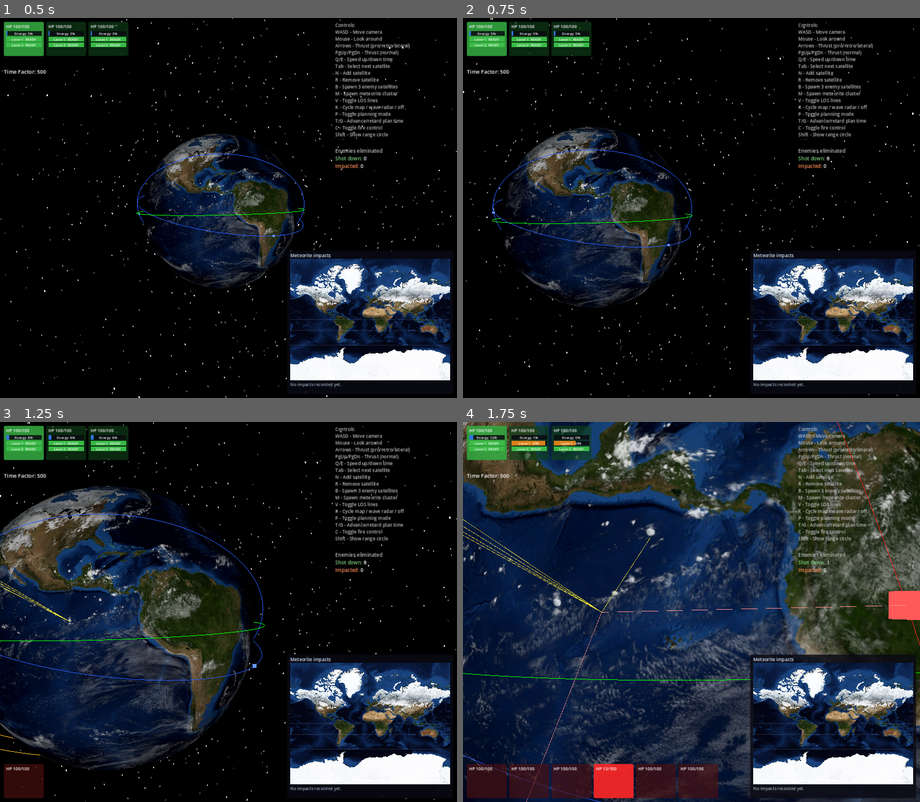
Above: before the commit, frames 1-4 (two rows, left to right).
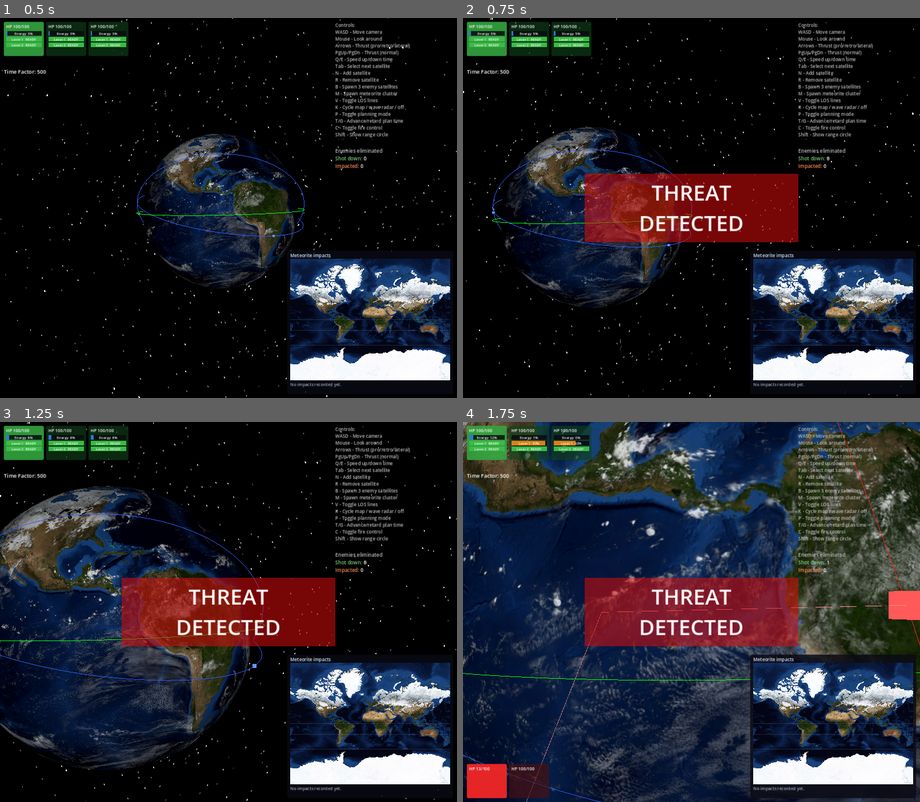
Above: after the commit, the same moments.

Repository: mellenburg/game
Game: Godot game, scene res://scenes/main.tscn
Same seed, same stepped clock (60 frames per second), same inputs: the game is played once before the commit and once after it.
Inputs (mouse positions are in pixels of both pictures, inside the frame that each line leads up to):
- Up to frame 1 (0.5 s): no input
- Up to frame 2 (0.75 s): tap Enter at 0.5 s; move the mouse to (714, 208) at 0.52 s; hold W (move_forward) from 0.53 s (still down); tap I (start_meteorite_wave) at 0.6 s
- Up to frame 3 (1.25 s): keep holding W (move_forward)
- Up to frame 4 (1.75 s): keep holding W (move_forward); move the mouse to (668, 612) at 1.27 s; tap B (add_enemies) at 1.35 s; tap I (start_meteorite_wave) at 1.55 s

Frame 1 is identical in both runs. In frame 2, 8.4% of the frame differs, in the area x 26-74%, y 40-60%; in frame 3, 9.3%; in frame 4, 13%, in the area x 0-74%, y 25-100%.

Commit message:
Wave: 10s preroll + THREAT DETECTED flash on summon
Meteorite waves now begin with a 10-second alert window before any
body enters play. populate() shifts every per-body timer forward by
`preroll_sec`, so the first spawn happens at preroll_sec rather than
at t=0. The radar skips bodies above its visible Y range (t > duration),
so blips visibly scroll into view from the top during the preroll
instead of appearing all over the radar at once.

Pressing I during an active wave just queues another — each press
fires a fresh threat-alert flash and appends another wave with its
own nexus and preroll.

Diff:
--- a/godot/scenes/main.tscn
+++ b/godot/scenes/main.tscn
@@ -10,6 +10,7 @@
 [ext_resource type="Script" path="res://scripts/impact_map.gd" id="8_impact_map"]
 [ext_resource type="Script" path="res://scripts/range_circle.gd" id="9_range_circle"]
 [ext_resource type="Script" path="res://scripts/radar_map.gd" id="10_radar_map"]
+[ext_resource type="Script" path="res://scripts/threat_alert.gd" id="11_threat_alert"]
 
 [sub_resource type="ShaderMaterial" id="ShaderMat_sky"]
 shader = ExtResource("7_sky")
@@ -187,3 +188,11 @@
 offset_bottom = -10.0
 mouse_filter = 2
 script = ExtResource("10_radar_map")
+
+[node name="ThreatAlert" type="Control" parent="CanvasLayer/HUD"]
+layout_mode = 1
+anchors_preset = 15
+anchor_right = 1.0
+anchor_bottom = 1.0
+mouse_filter = 2
+script = ExtResource("11_threat_alert")
--- a/godot/scripts/earth_system.gd
+++ b/godot/scripts/earth_system.gd
@@ -14,6 +14,7 @@
 const ImpactTracker = preload("res://scripts/impact_tracker.gd")
 const ImpactMap = preload("res://scripts/impact_map.gd")
 const RadarMap = preload("res://scripts/radar_map.gd")
+const ThreatAlert = preload("res://scripts/threat_alert.gd")
 const ImpactExplosion = preload("res://scripts/impact_explosion.gd")
 const RangeCircle = preload("res://scripts/range_circle.gd")
 const MeteoriteWave = preload("res://scripts/meteorite_wave.gd")
@@ -83,8 +84,12 @@
 # Wave mode: 20 meteorites from a single shared nexus, arrival times
 # distributed uniformly across a 10-second wall-clock window so the
 # player has continuous incoming traffic rather than a single burst.
+# A preroll alert window precedes the spawn window so the operator
+# gets time to react — bodies "scroll into" the radar from the top
+# during the preroll, then begin entering play once it elapses.
 const METEORITE_WAVE_COUNT: int = 20
 const METEORITE_WAVE_DURATION_SEC: float = 10.0
+const METEORITE_WAVE_PREROLL_SEC: float = 10.0
 
 @export var time_factor: int = 500
 var planning_dt: int = 0
@@ -125,6 +130,9 @@
 @onready var range_circle: RangeCircle = $RangeCircle as RangeCircle
 @onready var impact_map: ImpactMap = $CanvasLayer/HUD/ImpactMap as ImpactMap
 @onready var radar_map: RadarMap = $CanvasLayer/HUD/RadarMap as RadarMap
+@onready var threat_alert: ThreatAlert = (
+	$CanvasLayer/HUD/ThreatAlert as ThreatAlert
+)
 
 # Lower-right overlay cycle: surface impact map → wave radar → off → ...
 # Driven by the "toggle_impact_map" input (K). Indices into MAP_MODES.
@@ -512,6 +520,7 @@
 func start_meteorite_wave(
 	count: int = METEORITE_WAVE_COUNT,
 	duration_sec: float = METEORITE_WAVE_DURATION_SEC,
+	preroll_sec: float = METEORITE_WAVE_PREROLL_SEC,
 ) -> void:
 	var wave := _build_meteorite_wave_at_random_nexus()
 	wave.populate(
@@ -521,8 +530,11 @@
 		METEORITE_LATERAL_SPREAD_KM,
 		METEORITE_ALT_JITTER_KM,
 		METEORITE_VELOCITY_JITTER,
+		preroll_sec,
 	)
 	_meteorite_waves.append(wave)
+	if threat_alert != null:
+		threat_alert.trigger()
 
 
 # Sample a fresh nexus (entry direction, in-plane tangent, altitude,
--- a/godot/scripts/meteorite_wave.gd
+++ b/godot/scripts/meteorite_wave.gd
@@ -38,9 +38,13 @@
 
 ## Fill the queue with `count` independent pre-sampled per-body specs.
 ## Each spec carries an independent uniform spawn delay in
-## [0, duration_sec], a uniform-angle / uniform-radius lateral offset
-## inside `lateral_spread`, signed altitude jitter, and per-axis velocity
-## jitter. Order is irrelevant; tick() walks the whole array each frame.
+## [preroll, preroll + duration_sec], a uniform-angle / uniform-radius
+## lateral offset inside `lateral_spread`, signed altitude jitter, and
+## per-axis velocity jitter. `preroll` shifts every timer forward so
+## the wave doesn't begin spawning until that many seconds have elapsed
+## — the radar overlay uses the gap to scroll bodies in from above
+## rather than painting the full distribution at once. Order is
+## irrelevant; tick() walks the whole array each frame.
 func populate(
 	rng: RandomNumberGenerator,
 	count: int,
@@ -48,6 +52,7 @@
 	lateral_spread: float,
 	altitude_jitter: float,
 	vel_jitter: float,
+	preroll: float = 0.0,
 ) -> void:
 	pending.clear()
 	duration_sec = duration
@@ -56,7 +61,7 @@
 		var ang := rng.randf_range(0.0, TAU)
 		var dist := rng.randf_range(0.0, lateral_spread)
 		pending.append({
-			"t": rng.randf_range(0.0, duration),
+			"t": rng.randf_range(0.0, duration) + preroll,
 			"lateral": Vector2(cos(ang) * dist, sin(ang) * dist),
 			"alt_offset": rng.randf_range(-altitude_jitter, altitude_jitter),
 			"vel_jitter": Vector3(
--- a/godot/scripts/radar_map.gd
+++ b/godot/scripts/radar_map.gd
@@ -80,6 +80,10 @@
 		for entry: Dictionary in pending:
 			var lat: Vector2 = entry["lateral"]
 			var t: float = entry["t"]
+			# Bodies still in the preroll window (t > duration) are above
+			# the radar — skip until they scroll into view from the top.
+			if t > duration:
+				continue
 			# X projection: tangent-axis component of the in-plane offset,
 			# normalised to [-1, 1] of the wave's lateral spread. A wave
 			# uniformly distributed on the entry disc collapses to the
--- /dev/null
+++ b/godot/scripts/threat_alert.gd
@@ -0,0 +1,86 @@
+class_name ThreatAlert
+extends Control
+## Center-screen "THREAT DETECTED" overlay fired when a new meteorite
+## wave begins. A semi-opaque red panel + bold all-caps two-line label,
+## anchored to the screen center, fading from full alpha through a
+## sustain hold and then a linear decay to zero. Hidden when idle.
+##
+## trigger() resets the timer to 0 — pressing the wave key several
+## times in quick succession just retriggers a fresh flash rather than
+## stacking multiple overlays.
+
+const ALERT_HOLD_SEC: float = 0.7        # full-alpha hold after trigger
+const ALERT_FADE_SEC: float = 0.9        # linear fade from hold-end to 0
+const PANEL_SIZE := Vector2(560.0, 180.0)
+const PANEL_COLOR := Color(0.85, 0.05, 0.05, 0.55)
+const TEXT_COLOR := Color(1.0, 0.97, 0.97, 1.0)
+const TEXT_FONT_SIZE: int = 56
+const ALERT_TEXT: String = "THREAT\nDETECTED"
+
+var _t: float = INF  # > total → modulate.a = 0, hidden
+var _panel: ColorRect
+var _label: Label
+
+
+func _ready() -> void:
+	mouse_filter = Control.MOUSE_FILTER_IGNORE
+	# Span the full HUD so child anchors can centre against the screen,
+	# regardless of what offsets the parent set on this node in the
+	# scene file.
+	set_anchors_preset(Control.PRESET_FULL_RECT)
+
+	_panel = ColorRect.new()
+	_panel.color = PANEL_COLOR
+	_panel.mouse_filter = Control.MOUSE_FILTER_IGNORE
+	_center_anchor(_panel, PANEL_SIZE)
+	add_child(_panel)
+
+	_label = Label.new()
+	_label.text = ALERT_TEXT
+	_label.horizontal_alignment = HORIZONTAL_ALIGNMENT_CENTER
+	_label.vertical_alignment = VERTICAL_ALIGNMENT_CENTER
+	_label.add_theme_font_size_override("font_size", TEXT_FONT_SIZE)
+	_label.add_theme_color_override("font_color", TEXT_COLOR)
+	_label.mouse_filter = Control.MOUSE_FILTER_IGNORE
+	_center_anchor(_label, PANEL_SIZE)
+	add_child(_label)
+
+	visible = false
+
+
+# Anchor a child Control at the parent's centre, sized at `size`. We
+# can't use Control.PRESET_CENTER directly because that preset bakes
+# the size into offsets at preset-set time; doing it manually keeps
+# PANEL_SIZE the source of truth.
+func _center_anchor(node: Control, size: Vector2) -> void:
+	node.anchor_left = 0.5
+	node.anchor_top = 0.5
+	node.anchor_right = 0.5
+	node.anchor_bottom = 0.5
+	node.offset_left = -size.x * 0.5
+	node.offset_top = -size.y * 0.5
+	node.offset_right = size.x * 0.5
+	node.offset_bottom = size.y * 0.5
+
+
+## Refire the alert. Stacked presses just reset the timer.
+func trigger() -> void:
+	_t = 0.0
+	modulate.a = 1.0
+	visible = true
+
+
+func _process(delta: float) -> void:
+	if not visible:
+		return
+	_t += delta
+	var total := ALERT_HOLD_SEC + ALERT_FADE_SEC
+	if _t >= total:
+		visible = false
+		modulate.a = 1.0
+		return
+	if _t <= ALERT_HOLD_SEC:
+		modulate.a = 1.0
+	else:
+		var fade_t := (_t - ALERT_HOLD_SEC) / ALERT_FADE_SEC
+		modulate.a = clampf(1.0 - fade_t, 0.0, 1.0)
Not shown: 1 places in godot/scenes/main.tscn that only renumber resources
